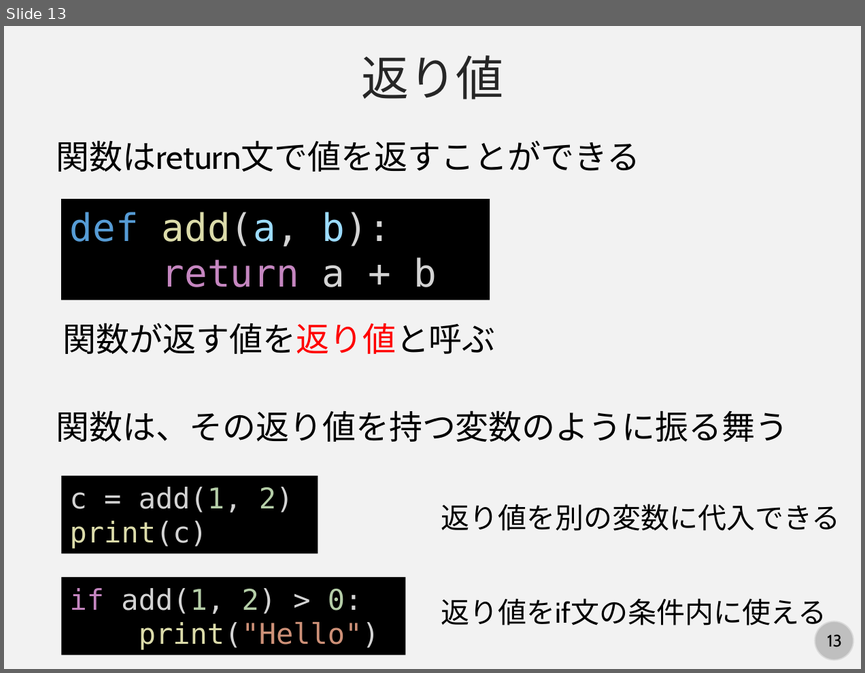
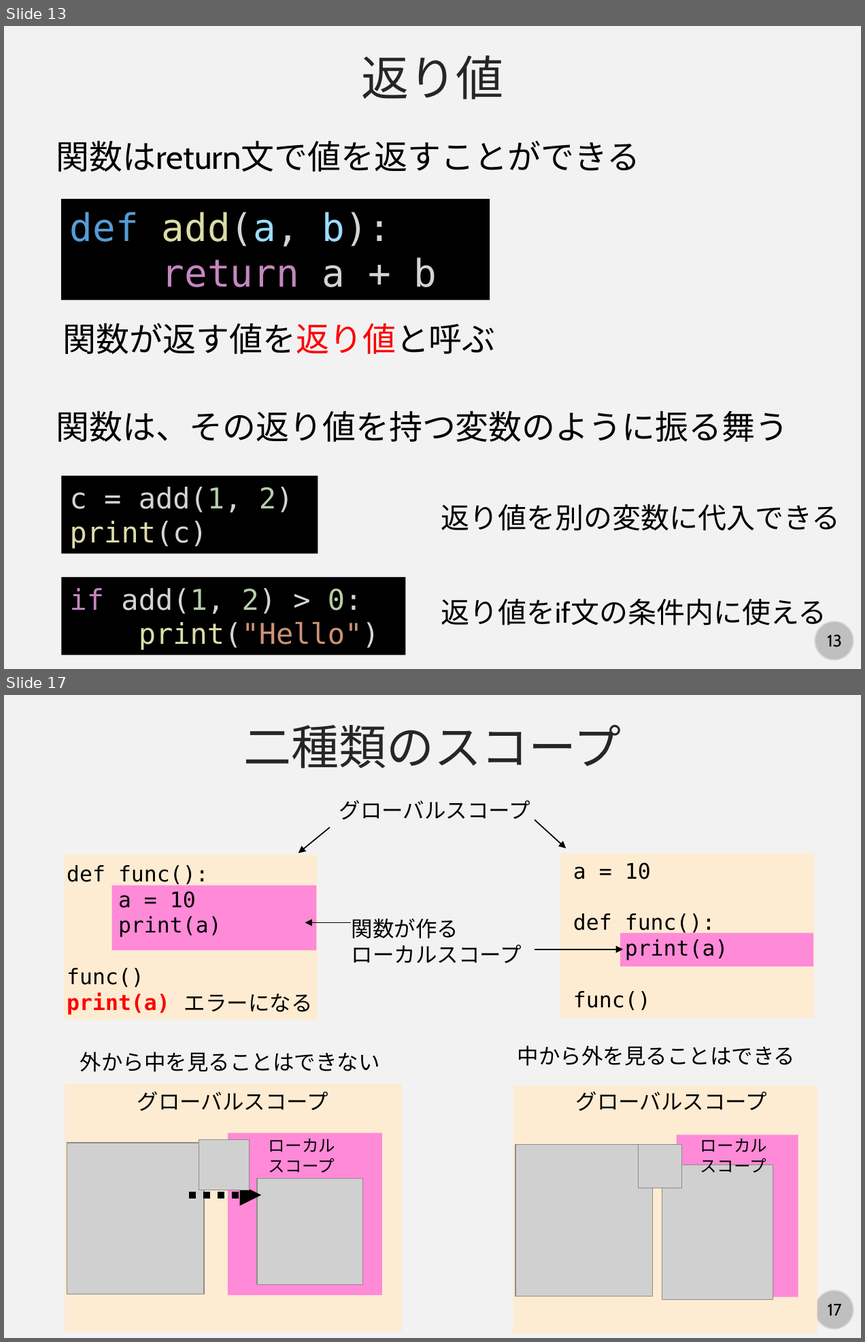
Before and after one commit to kaityo256/python_zero, a slide deck: scope/fig/slide.pptx. Shown one above the other, each under a label of ours: slide 13 before the commit, slides 13 and 17 after it; the slides between them are not shown. The pictures are 865x673 and 865x1342 pixels, drawn with LibreOffice and Linux fonts; fonts in the diff are those of the drawing; grey boxes stand for pictures. Boxes give left, top, right and bottom in pixels: in the first picture for what was removed or moved away, otherwise in the second. Text is boxed around its words. In the diff, an @@ line names an element or a change of style, - is before the commit and + after.

```diff
--- a/scope/fig/slide.pptx
+++ b/scope/fig/slide.pptx
@@ slide 17 added at bbox=[4, 695, 861, 1338], background #F2F2F2; not listed: 2 template elements that a slide beside it also shows @@
@@ text added at bbox=[243, 725, 621, 768], 40 pt, text #262626 @@
+二種類のスコープ
@@ text added at bbox=[339, 800, 530, 819], 18 pt, text #000000 @@
+グローバルスコープ
@@ arrow added from (330, 827) to (298, 853), #000000 1 pt @@
@@ arrow added from (534, 820) to (566, 849), #000000 1 pt @@
@@ rectangle added at bbox=[64, 855, 317, 1020], fill #FDECD2 @@
@@ rectangle added at bbox=[561, 853, 815, 1017], fill #FDECD2 @@
@@ text added at bbox=[67, 865, 222, 1015], 18 pt, text #000000 @@
+def func():
+a = 10
+print(a)
+func()
+print(a)
@@ text added at bbox=[573, 862, 728, 1010], 18 pt, text #000000 @@
+a = 10
+def func():
+print(a)
+func()
@@ rectangle added at bbox=[112, 885, 317, 950], fill #FF8AD8 @@
@@ text added at bbox=[351, 918, 521, 963], 18 pt, text #000000 @@
+関数が作る
+ローカルスコープ
@@ arrow added from (351, 923) to (305, 923), #000000 1 pt @@
@@ rectangle added at bbox=[620, 933, 813, 966], fill #FF8AD8 @@
@@ arrow added from (534, 949) to (623, 949), #000000 1 pt @@
@@ text added at bbox=[184, 994, 313, 1012], 18 pt, text #000000 @@
+エラーになる
@@ text added at bbox=[80, 1051, 380, 1072], 18 pt, text #000000 @@
+外から中を見ることはできない
@@ text added at bbox=[517, 1045, 796, 1066], 18 pt, text #000000 @@
+中から外を見ることはできる
@@ rectangle added at bbox=[65, 1083, 402, 1331], fill #FDECD2 @@
@@ text added at bbox=[137, 1091, 328, 1110], 18 pt, text #000000 @@
+グローバルスコープ
@@ rectangle added at bbox=[513, 1086, 817, 1334], fill #FDECD2 @@
@@ text added at bbox=[576, 1091, 767, 1110], 18 pt, text #000000 @@
+グローバルスコープ
@@ picture added at bbox=[67, 1142, 204, 1294] @@
@@ picture added at bbox=[199, 1140, 250, 1190] @@
@@ rectangle added at bbox=[228, 1133, 382, 1295], fill #FF8AD8 @@
@@ text added at bbox=[269, 1138, 335, 1172], 14 pt, text #000000 @@
+ローカル
+スコープ
@@ rectangle added at bbox=[677, 1134, 798, 1297], fill #FF8AD8 @@
@@ text added at bbox=[700, 1138, 767, 1176], 14 pt, text #000000 @@
+ローカル
+スコープ
@@ picture added at bbox=[515, 1144, 653, 1295] @@
@@ picture added at bbox=[638, 1144, 682, 1187] @@
@@ picture added at bbox=[257, 1178, 363, 1285] @@
@@ picture added at bbox=[662, 1164, 773, 1299] @@
@@ arrow added from (189, 1195) to (261, 1195), #000000 6 pt dashed @@
```
Also in this commit, not shown: 5 other slides added.
